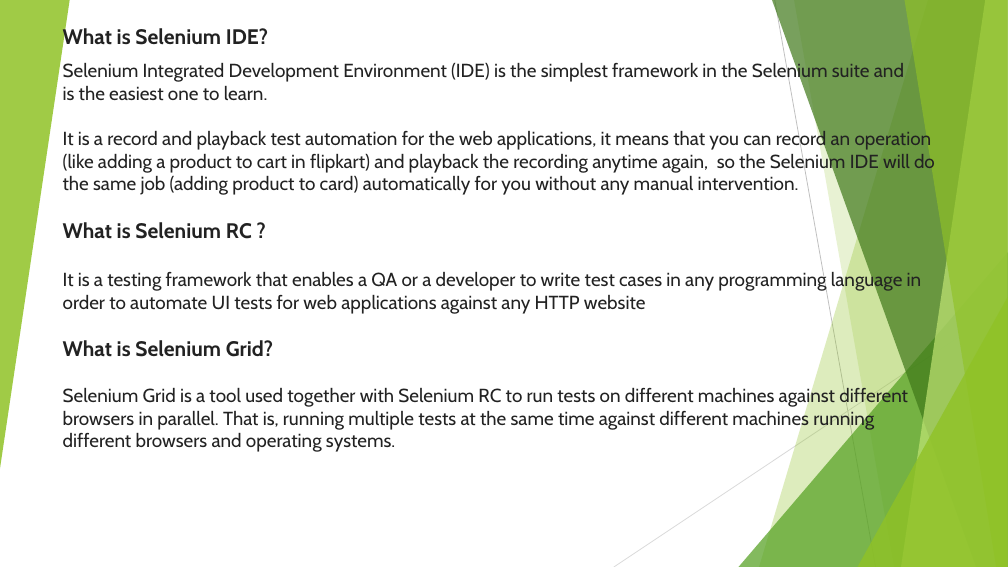
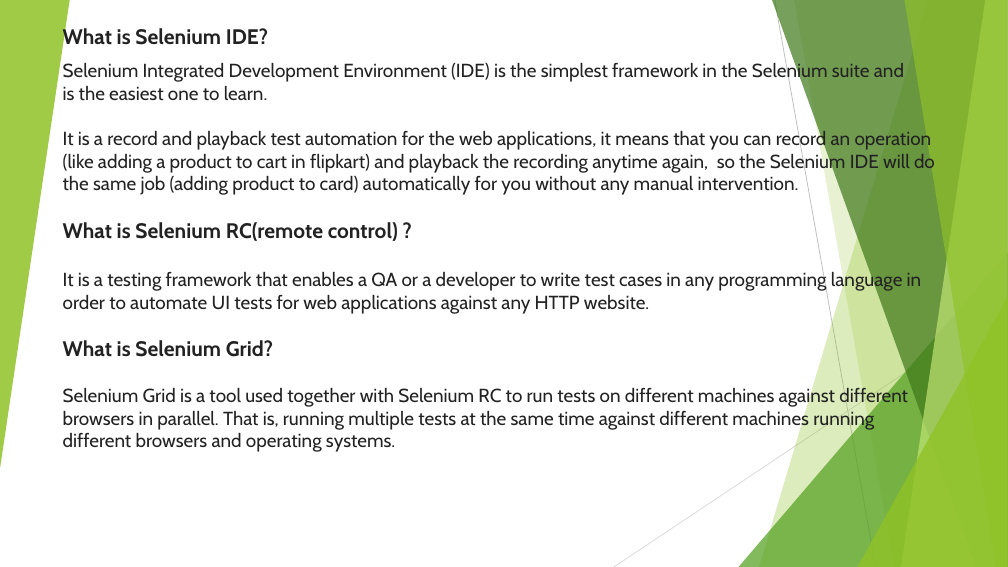
Before and after one commit to skp599/MyFirstProject, a slide deck: slide 4 of Selenium.pptx (slide 3 before the commit). Drawn at 1008x567 pixels with LibreOffice and Linux fonts; fonts in the diff are those of the drawing. Boxes give left, top, right and bottom in pixels: in the first picture for what was removed or moved away, otherwise in the second. Text is boxed around its words. In the diff, an @@ line names an element or a change of style, - is before the commit and + after.

Commit message:
Updated Selenium kt document

```diff
--- a/Selenium.pptx
+++ b/Selenium.pptx
@@ title at box(63, 26, 935, 452): text changed @@
-What is Selenium IDE?
-Selenium Integrated Development Environment (IDE) is the simplest framework in the Selenium suite and is the easiest one to learn.
-It is a record and playback test automation for the web applications, it means that you can record an operation (like adding a product to cart in flipkart) and playback the recording anytime again, so the Selenium IDE will do the same job (adding product to card) automatically for you without any manual intervention.
-What is Selenium RC ?
-It is a testing framework that enables a QA or a developer to write test cases in any programming language in order to automate UI tests for web applications against any HTTP website
-What is Selenium Grid?
-Selenium Grid is a tool used together with Selenium RC to run tests on different machines against different browsers in parallel. That is, running multiple tests at the same time against different machines running different browsers and operating systems.
+What is Selenium IDE?
+Selenium Integrated Development Environment (IDE) is the simplest framework in the Selenium suite and is the easiest one to learn.
+It is a record and playback test automation for the web applications, it means that you can record an operation (like adding a product to cart in flipkart) and playback the recording anytime again, so the Selenium IDE will do the same job (adding product to card) automatically for you without any manual intervention.
+What is Selenium RC(remote control) ?
+It is a testing framework that enables a QA or a developer to write test cases in any programming language in order to automate UI tests for web applications against any HTTP website.
+What is Selenium Grid?
+Selenium Grid is a tool used together with Selenium RC to run tests on different machines against different browsers in parallel. That is, running multiple tests at the same time against different machines running different browsers and operating systems.
```
Also in this commit, not shown: 3 other slides changed, 2 slides added.
